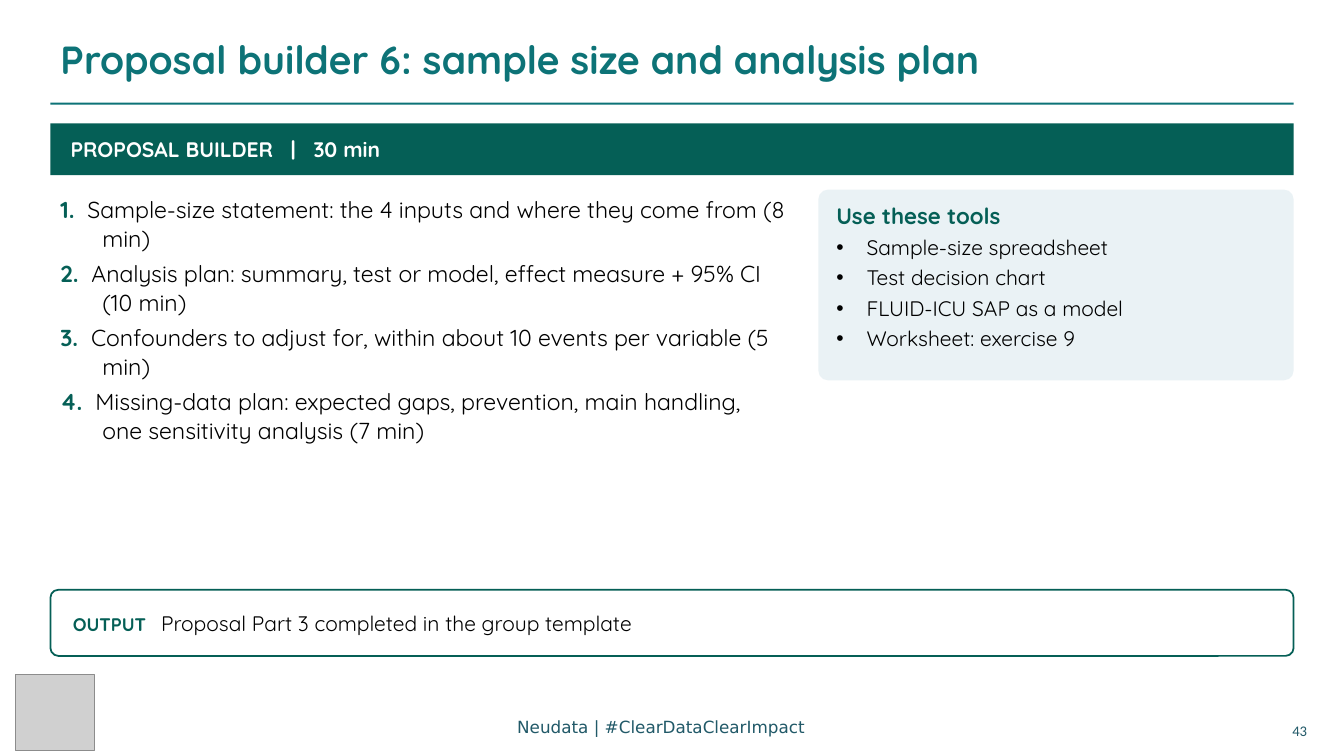
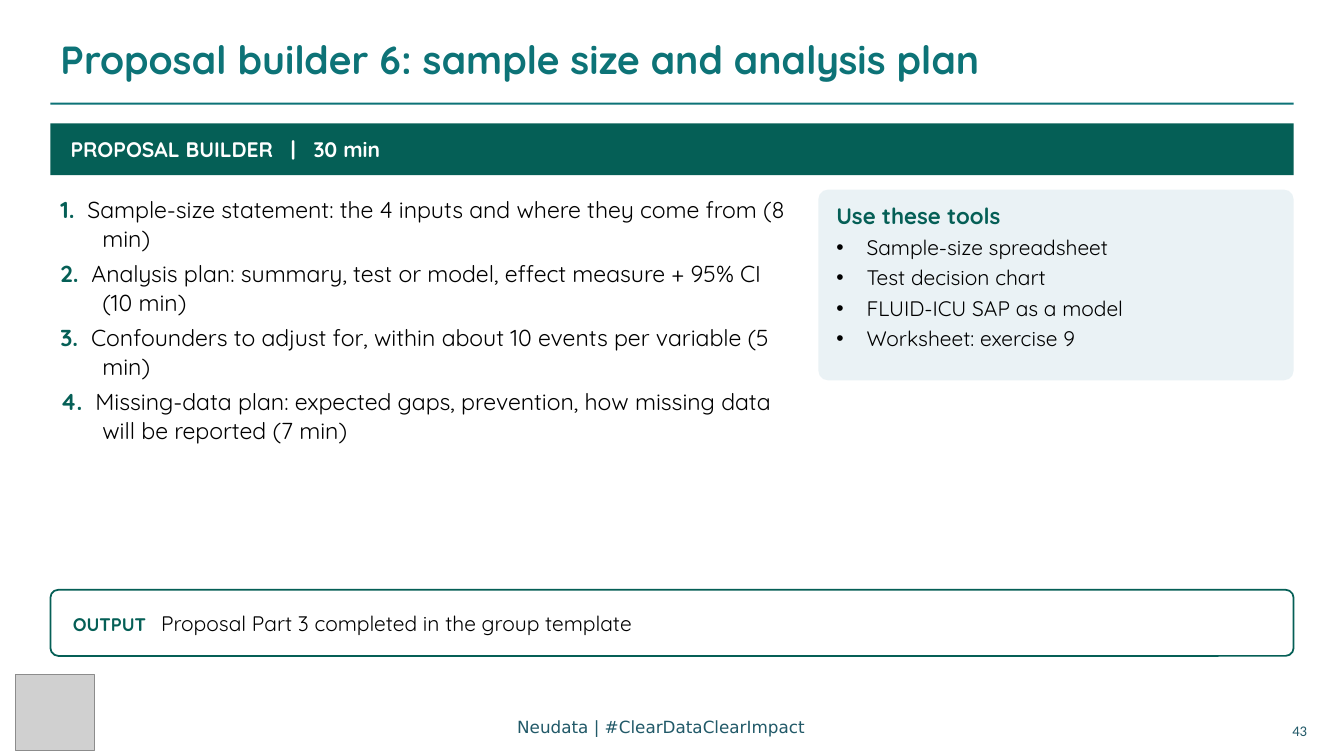
Before and after one commit to neu-data/FoundationsofClinicalResearch, a slide deck: slide 43 of en/files/slides/Session_6_EN.pptx. Drawn at 1344x756 pixels with LibreOffice and Linux fonts; fonts in the diff are those of the drawing; grey boxes stand for pictures. Boxes give left, top, right and bottom in pixels: in the first picture for what was removed or moved away, otherwise in the second. Text is boxed around its words. In the diff, an @@ line names an element or a change of style, - is before the commit and + after.

```diff
--- a/en/files/slides/Session_6_EN.pptx
+++ b/en/files/slides/Session_6_EN.pptx
@@ text at (60, 393, 770, 444): text changed @@
-4. Missing-data plan: expected gaps, prevention, main handling, one sensitivity analysis (7 min)
+4. Missing-data plan: expected gaps, prevention, how missing data will be reported (7 min)
```
Also in this commit, not shown: 2 other slides changed, 25 other files.
